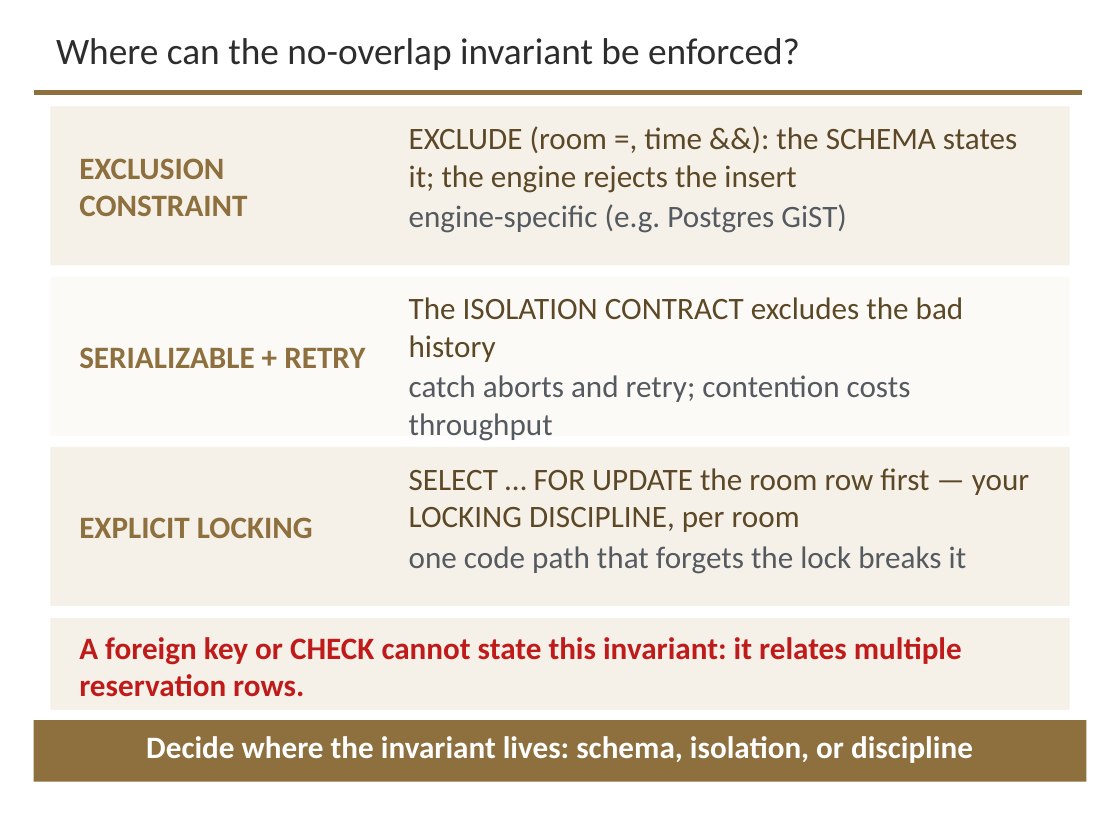
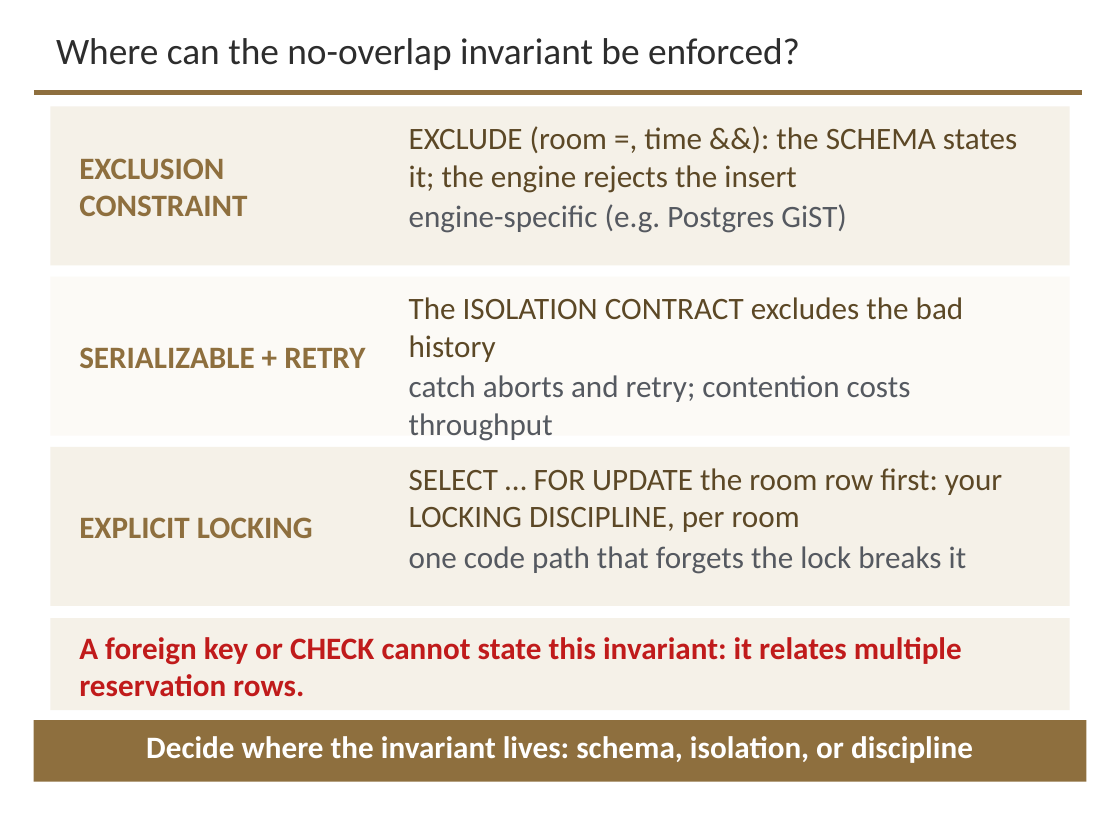
Before and after one commit to davisjam/model-based-agentic-software-engineering, a slide deck: slide 24 of course/lectures/act-3-software-in-the-world/02-compute-environments-and-data-management/3-2-Data-Management.pptx. Drawn at 1120x840 pixels with LibreOffice and Linux fonts; fonts in the diff are those of the drawing; background and template pictures are left out. Boxes give left, top, right and bottom in pixels: in the first picture for what was removed or moved away, otherwise in the second. Text is boxed around its words. In the diff, an @@ line names an element or a change of style, - is before the commit and + after.

```diff
--- a/course/lectures/act-3-software-in-the-world/02-compute-environments-and-data-management/3-2-Data-Management.pptx
+++ b/course/lectures/act-3-software-in-the-world/02-compute-environments-and-data-management/3-2-Data-Management.pptx
@@ text at box(409, 468, 1002, 532): text changed @@
-SELECT … FOR UPDATE the room row first — your LOCKING DISCIPLINE, per room
+SELECT … FOR UPDATE the room row first: your LOCKING DISCIPLINE, per room
```
Also in this commit, not shown: 13 other slides changed.
